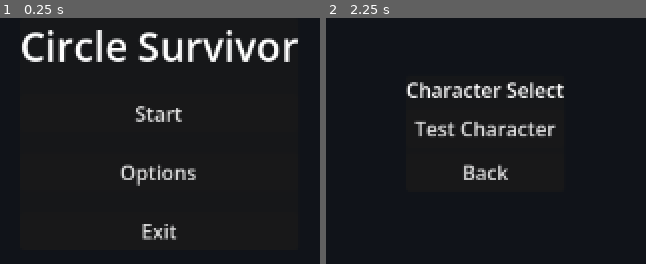
Above: before the commit, frames 1-2 (left to right).
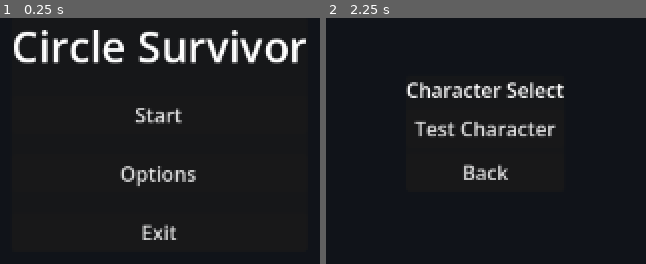
Above: after the commit, the same moments.

Repository: EthanAGi/CircleSurvivor
Game: Godot game, scene res://scenes/main_menu.tscn
Same seed, same stepped clock (60 frames per second), same inputs: the game is played once before the commit and once after it.
Inputs:
- Up to frame 1 (0.25 s): no input
- Up to frame 2 (2.25 s): click "Start" at 0.5 s; click "Back" at 1.25 s; click "Start" at 2 s

The runs differ from the first frame. In frame 1, 8.0% of the frame differs, in the area x 4-96%, y 4-91%; in frame 2, nothing differs.

Commit message:
Fix: Title Sizing

Diff:
--- a/scenes/main_menu.tscn
+++ b/scenes/main_menu.tscn
@@ -40,7 +40,7 @@
 
 [node name="TitleLabel" type="Label" parent="CenterContainer/PanelContainer/MarginContainer/VBoxContainer" unique_id=124826144]
 layout_mode = 2
-theme_override_font_sizes/font_size = 32
+theme_override_font_sizes/font_size = 34
 text = "Circle Survivor"
 
 [node name="StartButton" type="Button" parent="CenterContainer/PanelContainer/MarginContainer/VBoxContainer" unique_id=1986746388]
